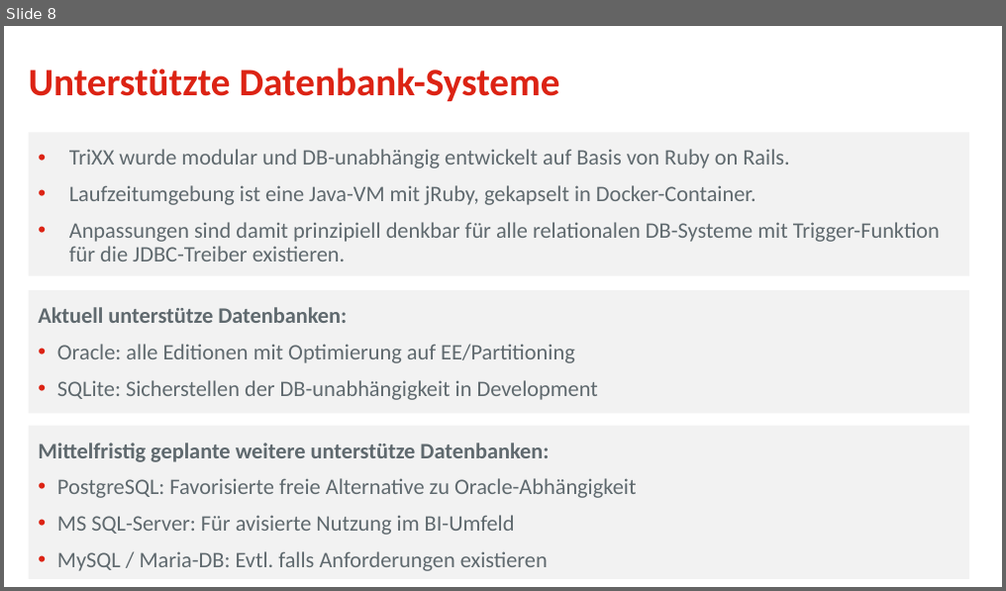
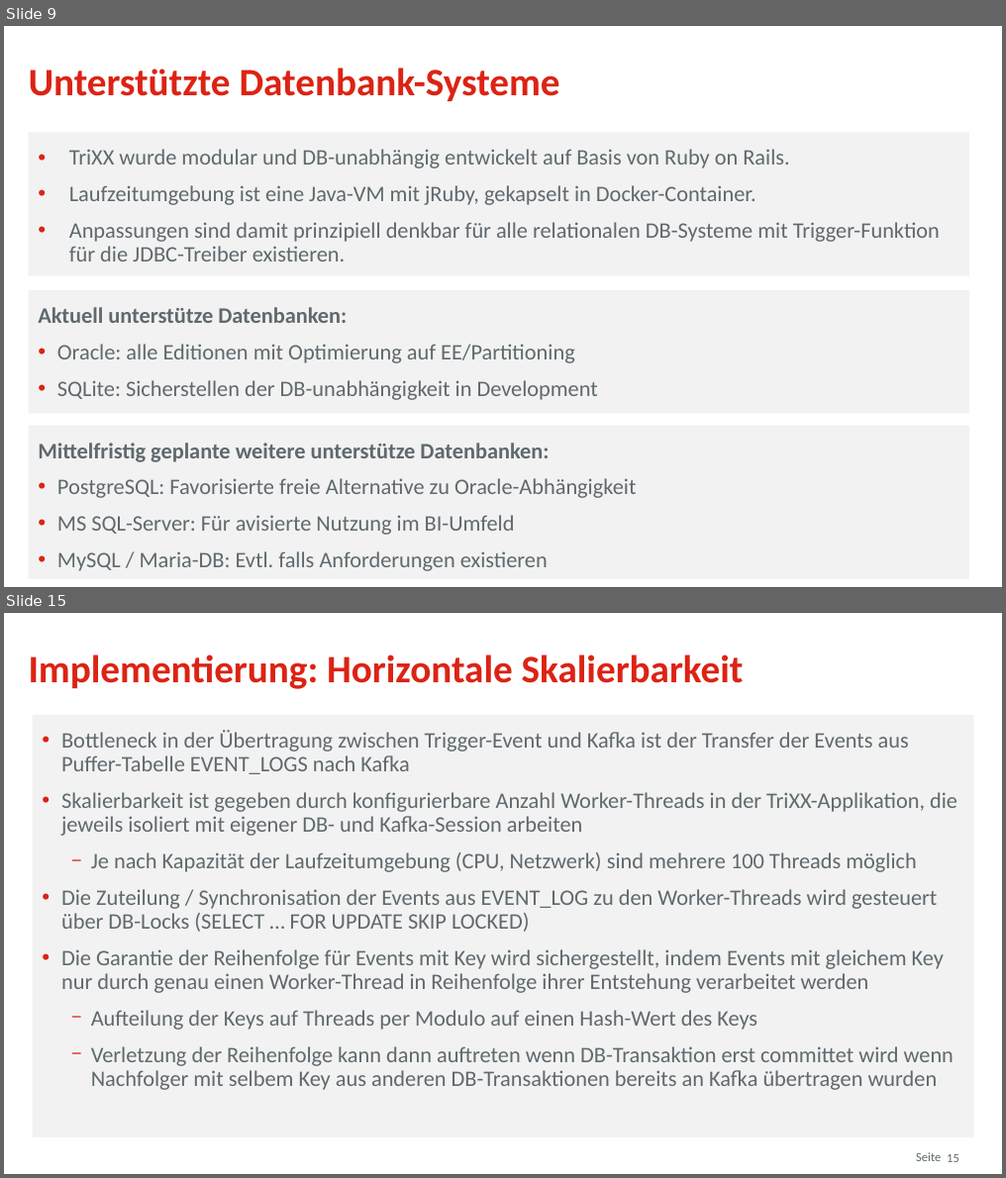
Before and after one commit to osp-ottogroup/movex-cdc, a slide deck: doc/2020-09_TriXX_Otto_QConf.pptx. Shown one above the other, each under a label of ours: slide 8 before the commit, slides 9 and 15 after it; the slides between them are not shown. The pictures are 1006x591 and 1006x1178 pixels, drawn with LibreOffice and Linux fonts; fonts in the diff are those of the drawing; background and template pictures are left out. Boxes give left, top, right and bottom in pixels: in the first picture for what was removed or moved away, otherwise in the second. Text is boxed around its words. In the diff, an @@ line names an element or a change of style, - is before the commit and + after.

```diff
--- a/doc/2020-09_TriXX_Otto_QConf.pptx
+++ b/doc/2020-09_TriXX_Otto_QConf.pptx
@@ slide 15 added at bbox=[4, 613, 1002, 1174], background #FFFFFF @@
@@ title added at bbox=[29, 655, 744, 689], 28 pt, text #DC2314, bold @@
+Implementierung: Horizontale Skalierbarkeit
@@ rectangle added at bbox=[32, 715, 973, 1138], fill #F2F2F2, 16 pt, text #5F696E @@
+• Bottleneck in der Übertragung zwischen Trigger-Event und Kafka ist der Transfer der Events aus Puffer-Tabelle EVENT_LOGS nach Kafka
+• Skalierbarkeit ist gegeben durch konfigurierbare Anzahl Worker-Threads in der TriXX-Applikation, die jeweils isoliert mit eigener DB- und Kafka-Session arbeiten
+  − Je nach Kapazität der Laufzeitumgebung (CPU, Netzwerk) sind mehrere 100 Threads möglich
+• Die Zuteilung / Synchronisation der Events aus EVENT_LOG zu den Worker-Threads wird gesteuert über DB-Locks (SELECT … FOR UPDATE SKIP LOCKED)
+• Die Garantie der Reihenfolge für Events mit Key wird sichergestellt, indem Events mit gleichem Key nur durch genau einen Worker-Thread in Reihenfolge ihrer Entstehung verarbeitet werden
+  − Aufteilung der Keys auf Threads per Modulo auf einen Hash-Wert des Keys
+  − Verletzung der Reihenfolge kann dann auftreten wenn DB-Transaktion erst committet wird wenn Nachfolger mit selbem Key aus anderen DB-Transaktionen bereits an Kafka übertragen wurden
@@ text added at bbox=[916, 1153, 941, 1161], 9 pt, text #5F696E @@
+Seite
@@ page number added at bbox=[946, 1155, 959, 1162], 9 pt, text #5F696E @@
+15
@@ what was slide 8 is now slide 9 @@
```
Also in this commit, not shown: 6 slides changed, 10 other slides added, 6 slides removed.
